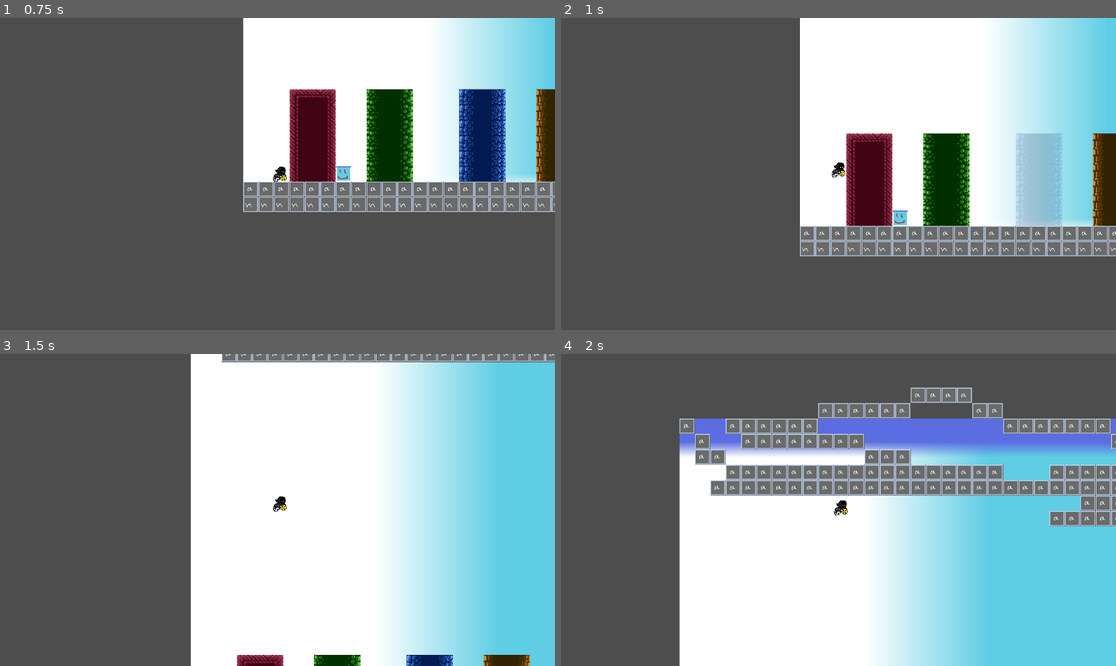
Above: before the commit, frames 1-4 (two rows, left to right).
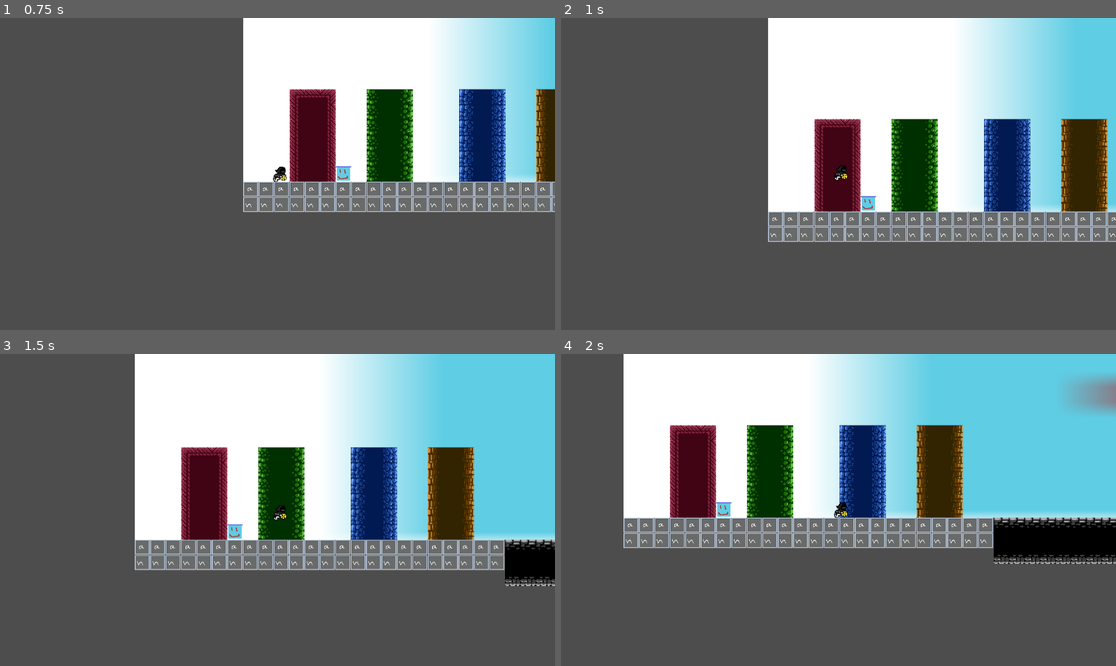
Above: after the commit, the same moments.

Repository: sweatshirtwearingviper/ggj
Game: Godot game, scene res://main/main.tscn
Two runs of this game, one before a commit and one after it. Both use one fixed random seed, a clock stepped at 60 frames per second and the inputs below.
Inputs:
- Up to frame 1 (0.75 s): tap Enter at 0.5 s; hold D (right) from 0.53 s (still down); hold 5 (toggle_black) from 0.53 s (still down)
- Up to frame 2 (1 s): keep holding D (right); keep holding 5 (toggle_black); tap W (up) at 0.77 s; tap 3 (toggle_blue) at 0.8 s
- Up to frame 3 (1.5 s): keep holding D (right); release 5 (toggle_black) at 1.28 s; tap 3 (toggle_blue) at 1.35 s
- Up to frame 4 (2 s): keep holding D (right); tap W (up) at 1.52 s; tap 2 (toggle_green) at 1.55 s

Frame 1 is identical in both runs. In frame 2, 32% of the frame differs, in the area x 37-100%, y 0-77%; in frame 3, 54%; in frame 4, 81%, in the area x 11-100%, y 0-100%.

Commit message:
start on masks

Diff:
--- a/global/global.gd
+++ b/global/global.gd
@@ -4,10 +4,14 @@
 enum Colors {RED, GREEN, BLUE, YELLOW, BLACK}
 
 var current_colors:Array = [false, false, false, false, false]
+var unlocked_colors:Array = [false, false, false, false, false]
 
 signal player_position
 signal color_changed
 signal color_blocked
+signal color_unlocked
+signal color_locked
+signal color_cleared
 
 
 func _input(_event:InputEvent) -> void:
@@ -26,6 +30,12 @@
 
 func toggle_color(_color:Colors) -> void:
 	print('toggling %s' % Colors.keys()[_color])
+
+	# The player doesn't have the color yet, no toggle allowed
+	if not unlocked_colors[_color]:
+		color_locked.emit()
+		return
+
 	var color_count:int = 0
 	for color:bool in current_colors:
 		if color:
@@ -44,3 +54,16 @@
 
 	color_changed.emit()
 	print('current colors: %s' % str(current_colors))
+
+
+func gain_color(_color:Colors) -> void:
+	unlocked_colors[_color] = true
+	color_unlocked.emit()
+
+
+func clear_color() -> void:
+	for color in unlocked_colors:
+		color = false
+	print(unlocked_colors)
+	color_cleared.emit()
+	pass
--- a/obstacles/teleporter.gd
+++ b/obstacles/teleporter.gd
@@ -7,18 +7,21 @@
 @export var telepoint:Marker2D
 
 # For "Export Flags" the int will be a power of 2 i.e. 2, 4, 6, 8, 16
+@export var level_end:bool = false ## If true, clears the player's collected masks
 @export_flags("Red", "Green", "Blue", "Yellow", "Black") var mask_color:int = 0
 
 
 func _ready() -> void:
 	body_entered.connect(teleport)
 
+	if level_end:
+		body_entered.connect(Global.clear_colors())
+
 	if mask_color == 0:
 		set_collision_layer_value(8, true)
 		set_collision_mask_value(8, true)
 	else:
 		Global.color_changed.connect(color_changed)
-
 
 
 func teleport(_body:Node2D) -> void:
